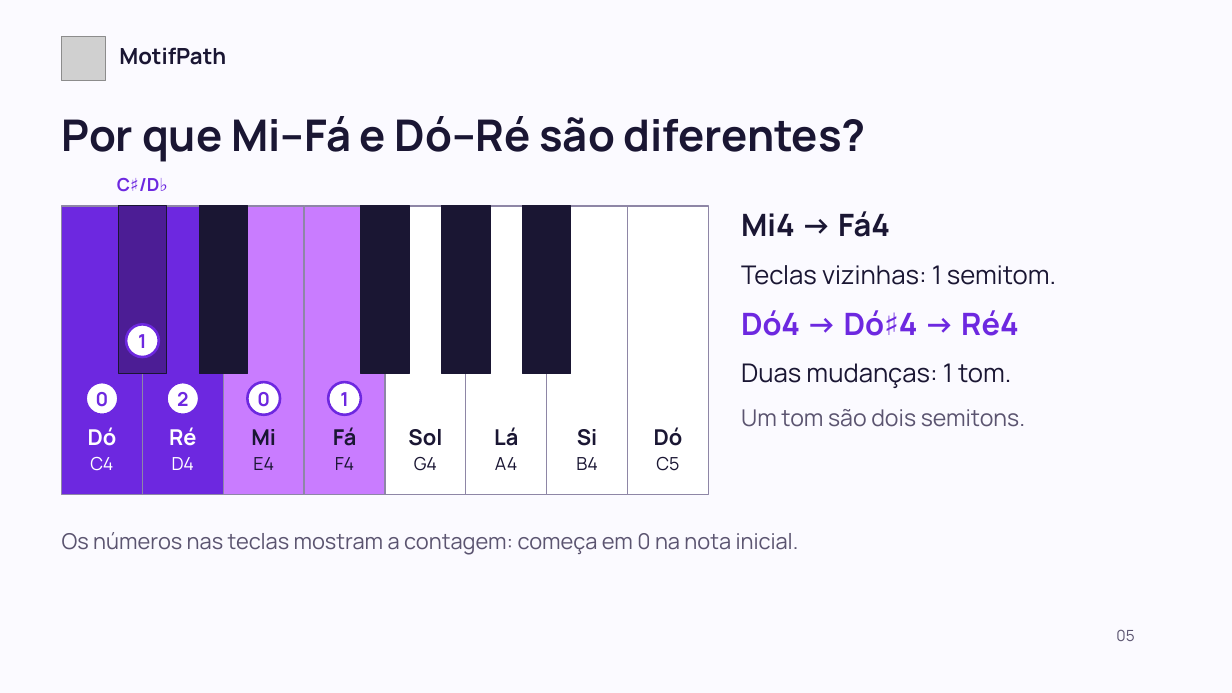
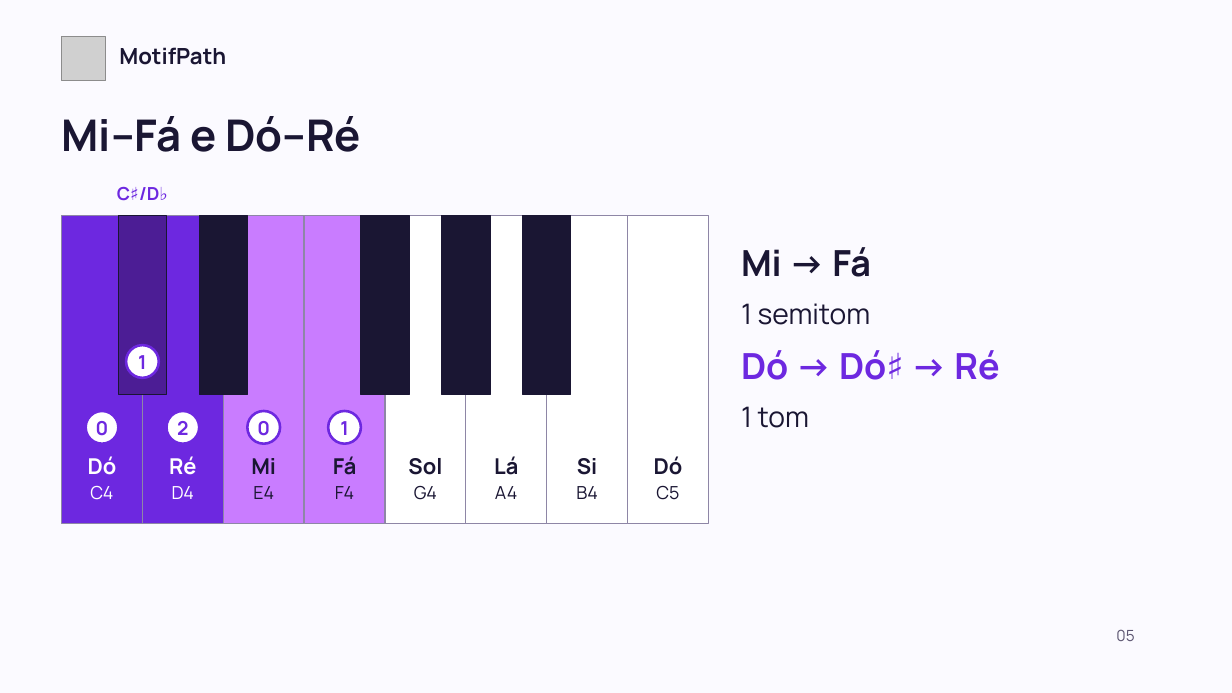
Before and after one commit to motifpath/motifpath-specs, a slide deck: slide 5 of curriculum/content/first-notes/slides/lesson-b.pt-BR.pptx. Drawn at 1232x693 pixels with LibreOffice and Linux fonts; fonts in the diff are those of the drawing; grey boxes stand for pictures. Boxes give left, top, right and bottom in pixels: in the first picture for what was removed or moved away, otherwise in the second. Text is boxed around its words. In the diff, an @@ line names an element or a change of style, - is before the commit and + after.

```diff
--- a/curriculum/content/first-notes/slides/lesson-b.pt-BR.pptx
+++ b/curriculum/content/first-notes/slides/lesson-b.pt-BR.pptx
@@ text at <box>62,116,361,152</box>: text changed @@
-Por que Mi–Fá e Dó–Ré são diferentes?
+Mi–Fá e Dó–Ré
@@ text "C♯/D♭": place and size @@
-text "C♯/D♭" at <box>117,177,159,192</box>
+text "C♯/D♭" at <box>117,186,159,201</box>
@@ rectangle: place and size @@
-rectangle at <box>62,206,143,494</box>
+rectangle at <box>62,215,143,523</box>
@@ rectangle: place and size @@
-rectangle at <box>118,206,167,373</box>
+rectangle at <box>118,215,167,394</box>
@@ rectangle: place and size @@
-rectangle at <box>142,206,224,494</box>
+rectangle at <box>142,215,224,523</box>
@@ rectangle: place and size @@
-rectangle at <box>199,206,248,373</box>
+rectangle at <box>199,215,248,394</box>
@@ rectangle: place and size @@
-rectangle at <box>224,206,305,494</box>
+rectangle at <box>224,215,305,523</box>
@@ rectangle: place and size @@
-rectangle at <box>304,206,385,494</box>
+rectangle at <box>304,215,385,523</box>
@@ rectangle: place and size @@
-rectangle at <box>360,206,409,373</box>
+rectangle at <box>360,215,409,394</box>
@@ rectangle: place and size @@
-rectangle at <box>385,206,467,494</box>
+rectangle at <box>385,215,467,523</box>
@@ rectangle: place and size @@
-rectangle at <box>442,206,491,373</box>
+rectangle at <box>442,215,491,394</box>
@@ rectangle: place and size @@
-rectangle at <box>466,206,547,494</box>
+rectangle at <box>466,215,547,523</box>
@@ rectangle: place and size @@
-rectangle at <box>522,206,571,373</box>
+rectangle at <box>522,215,571,394</box>
@@ rectangle: place and size @@
-rectangle at <box>547,206,628,494</box>
+rectangle at <box>547,215,628,523</box>
@@ rectangle: place and size @@
-rectangle at <box>628,206,709,494</box>
+rectangle at <box>628,215,709,523</box>
@@ text at <box>741,247,999,428</box>: text changed; size 20 to 28 pt; bold on @@
-Mi4 → Fá4
-Teclas vizinhas: 1 semitom.
-Dó4 → Dó♯4 → Ré4
-Duas mudanças: 1 tom.
-Um tom são dois semitons.
+Mi → Fá
+1 semitom
+Dó → Dó♯ → Ré
+1 tom
@@ ellipse "1": place and size @@
-ellipse "1" at <box>126,324,158,357</box>
+ellipse "1" at <box>126,346,158,378</box>
@@ 16 texts, 4 ellipses: place and size @@
-16 texts, 4 ellipses at <box>86,383,683,471</box>
+16 texts, 4 ellipses at <box>86,411,683,500</box>
@@ text removed at <box>62,532,799,555</box> @@
-Os números nas teclas mostram a contagem: começa em 0 na nota inicial.
```
Also in this commit, not shown: 11 other slides changed, 1 slide removed, 5 other files.
